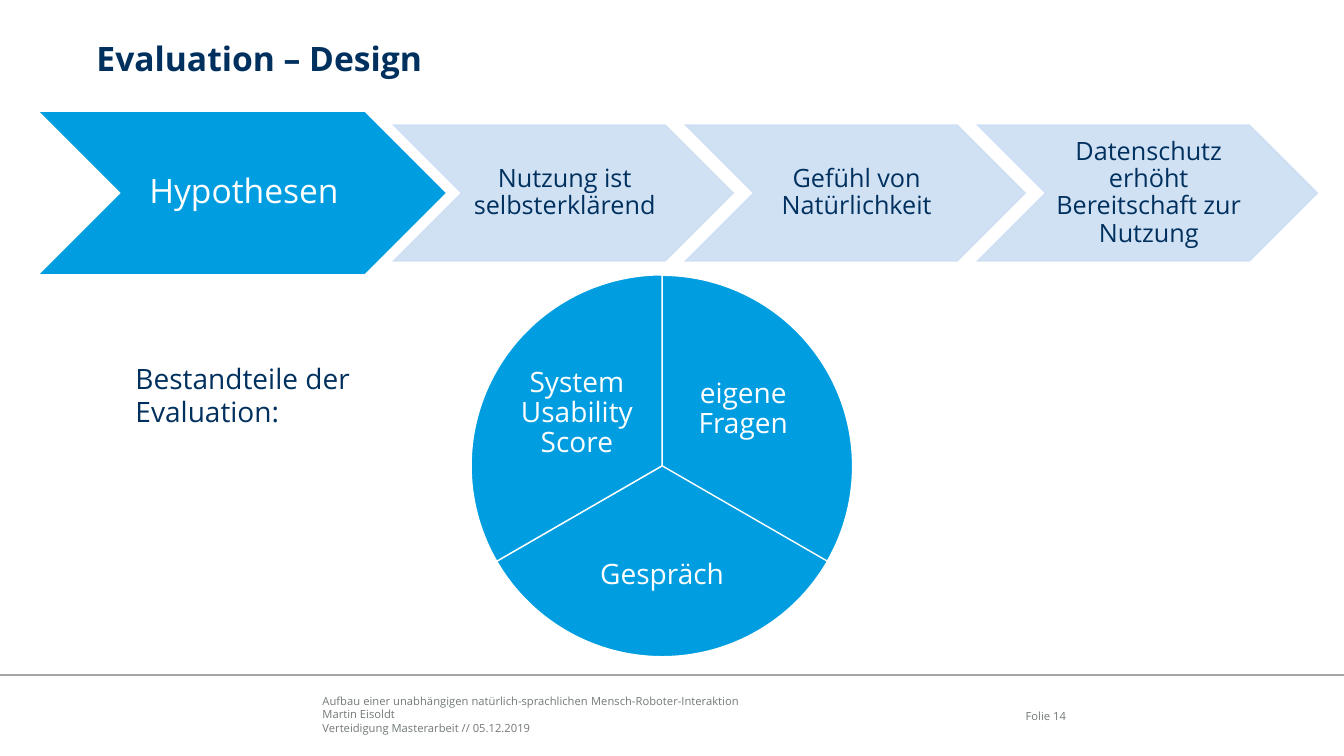
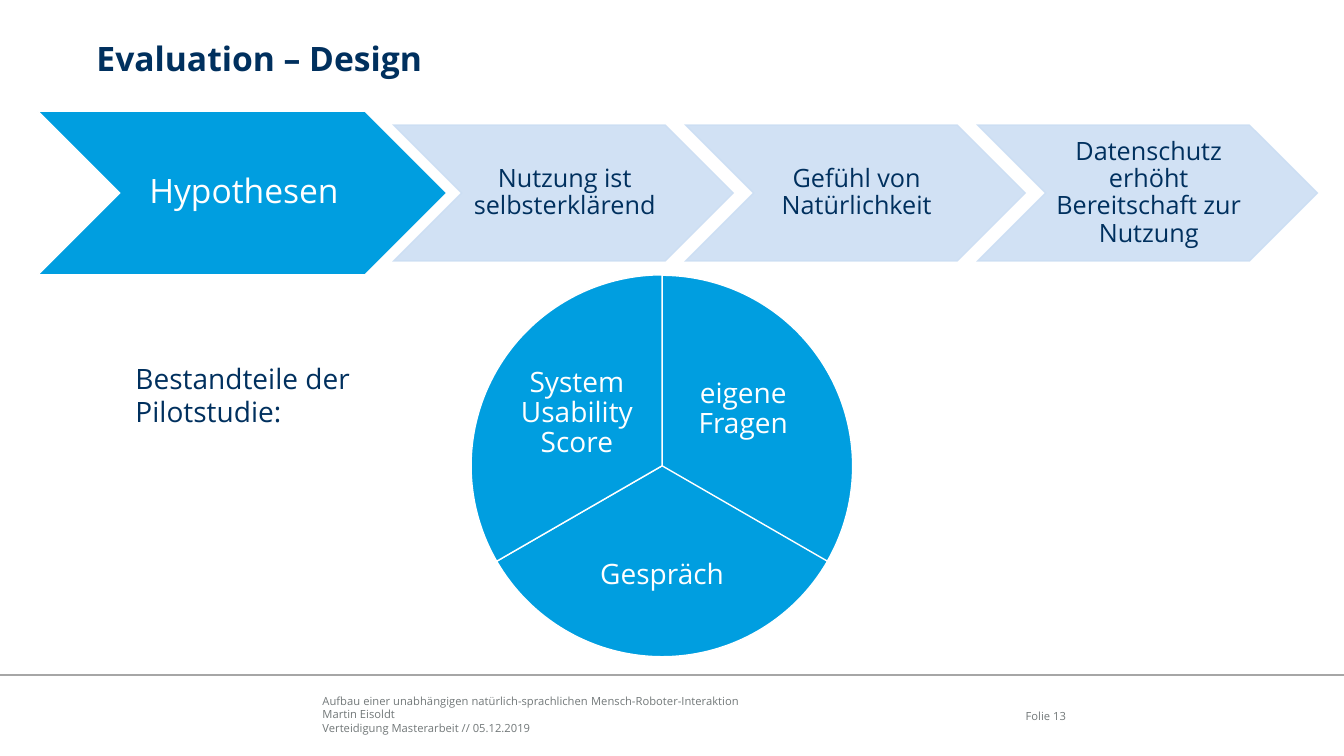
Before and after one commit to edegeyer/masterarbeit, a slide deck: slide 13 of verteidigung/verteidigung.pptx (slide 14 before the commit). Drawn at 1344x756 pixels with LibreOffice and Linux fonts; fonts in the diff are those of the drawing; background and template pictures are left out. Boxes give left, top, right and bottom in pixels: in the first picture for what was removed or moved away, otherwise in the second. Text is boxed around its words. In the diff, an @@ line names an element or a change of style, - is before the commit and + after.

```diff
--- a/verteidigung/verteidigung.pptx
+++ b/verteidigung/verteidigung.pptx
@@ text at (x1=135, y1=367, x2=349, y2=423): text changed @@
-Bestandteile der Evaluation:
+Bestandteile der Pilotstudie:
@@ page number at (x1=1026, y1=711, x2=1066, y2=720): text changed @@
-Folie 14
+Folie 13
```
Also in this commit, not shown: 3 other slides changed, 3 slides added, 1 slide removed, 1 other file.
